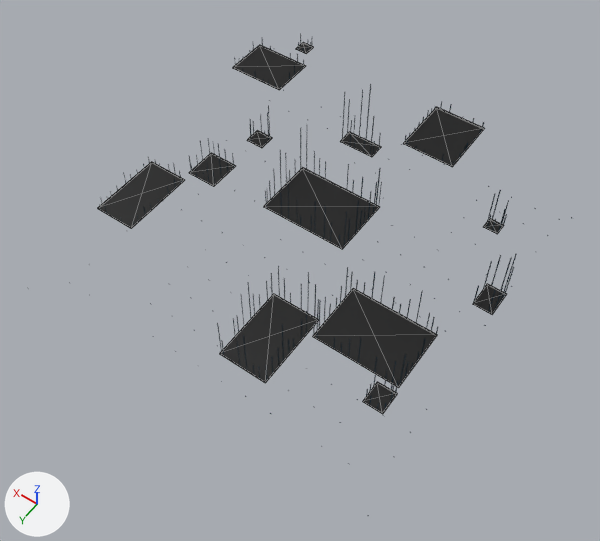
One commit to the glTF model netrun/assets/models/env/far_ceiling_c.glb: the scene before it, then after it.
The view is the same before and after, from a 50 mm camera at (-8.3, 12.05, 17.89) aimed at (-0.44, 1.05, 0.61). The lights are fixed; the arrows at lower left show +X, +Y and +Z. The older version comes first. Mesh edges are drawn as thin lines on the coarser meshes.

Script lines for the objects in view, before the commit:
```python
me_far_ceiling_streaks = bpy.data.meshes.new('far_ceiling_streaks')
me_far_ceiling_streaks.from_pydata(...)  # 936 vertices, 468 faces; spans x -5.16..4.62, y -5.02..4.02, z 0.03..2.9
me_far_ceiling_streaks.materials.append(mat_streaks)
me_tiles = bpy.data.meshes.new('tiles')
me_tiles.from_pydata(...)  # 208 vertices, 364 faces; spans x -5.14..4.6, y -5.02..4.02, z 0.0..2.56
me_tiles.materials.append(mat_solid_dark)
ob_far_ceiling_streaks = bpy.data.objects.new('far_ceiling_streaks', me_far_ceiling_streaks)
ob_far_ceiling_streaks.location = (0.0, 0.0, 0.0)
ob_tiles = bpy.data.objects.new('tiles', me_tiles)
ob_tiles.location = (0.0, 0.0, 0.0)
```
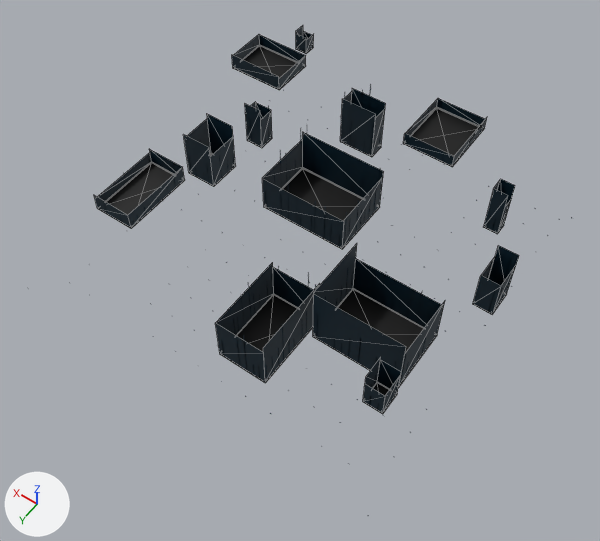
Pixel boxes (x1, y1, x2, y2) of what changed, in the pictures (600 x 541 px):
'far_ceiling_skirt', added
    after: (94, 26, 519, 413)

The change, as a diff of the scene's bpy script:
```diff
--- a/netrun/assets/models/env/far_ceiling_c.glb.py
+++ b/netrun/assets/models/env/far_ceiling_c.glb.py
@@ mat_shell_soft @@
+mat_shell_soft = bpy.data.materials.new('shell_soft')
+# nodes: BsdfPrincipled, Mix, OutputMaterial, VertexColor
+# colours: dark blue #192730, mixed with the vertex colours
@@ me_far_ceiling_skirt @@
+me_far_ceiling_skirt.from_pydata(...)  # 156 vertices, 104 faces; spans x -5.14..4.6, y -5.02..4.02, z 0.03..2.97
+me_far_ceiling_skirt.materials.append(mat_shell_soft)
@@ ob_far_ceiling_skirt @@
+ob_far_ceiling_skirt = bpy.data.objects.new('far_ceiling_skirt', me_far_ceiling_skirt)
+ob_far_ceiling_skirt.location = (0.0, 0.0, 0.0)
```
